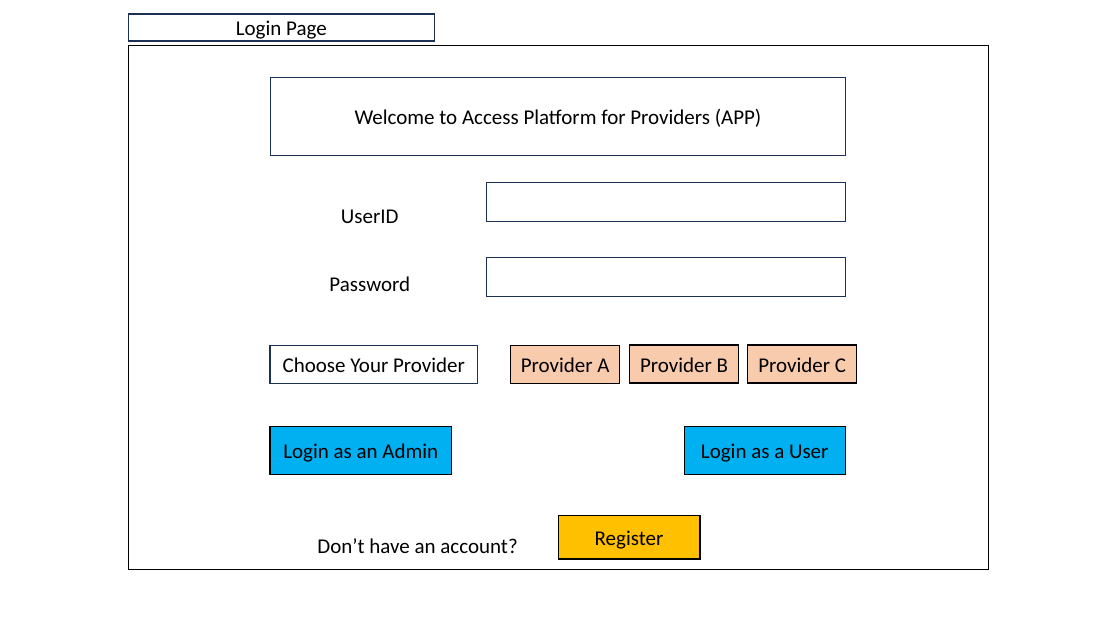
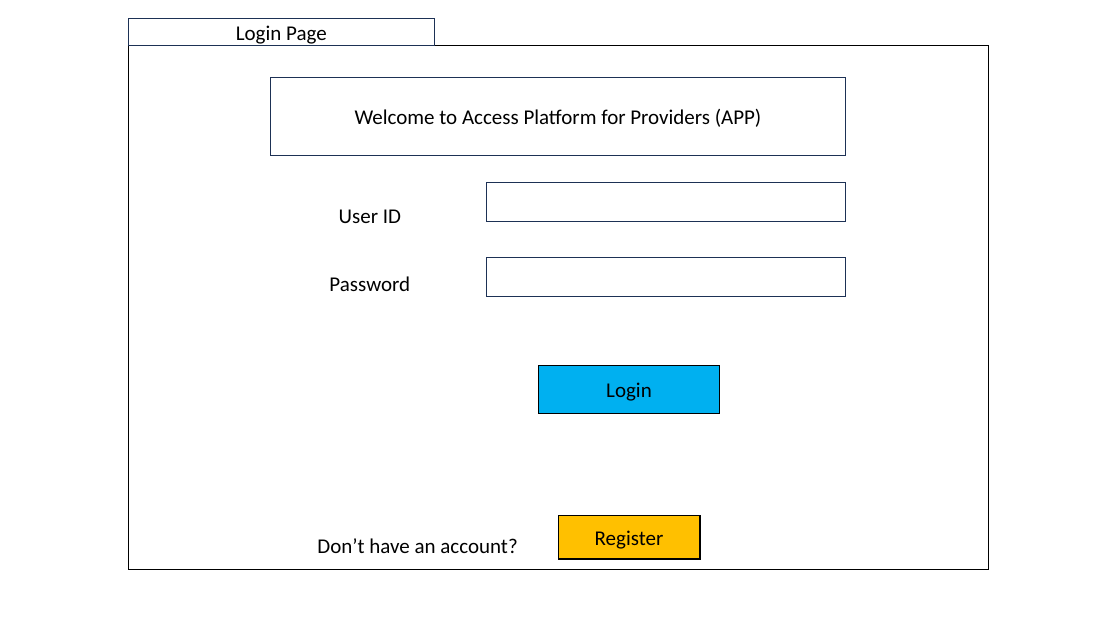
Before and after one commit to IndranilSaha09/ADCCE, a slide deck: slide 1 of Sprint 2/Front end design.pptx. Drawn at 1120x630 pixels with LibreOffice and Linux fonts; fonts in the diff are those of the drawing. Boxes give left, top, right and bottom in pixels: in the first picture for what was removed or moved away, otherwise in the second. Text is boxed around its words. In the diff, an @@ line names an element or a change of style, - is before the commit and + after.

```diff
--- a/Sprint 2/Front end design.pptx
+++ b/Sprint 2/Front end design.pptx
@@ rectangle "Login Page": place and size @@
-rectangle "Login Page" at bbox=[129, 14, 435, 41]
+rectangle "Login Page" at bbox=[129, 18, 435, 45]
@@ text at bbox=[339, 209, 401, 223]: spaces changed @@
-UserID
+User ID
@@ rectangle removed at bbox=[271, 345, 478, 383] @@
-Choose Your Provider
@@ rectangle removed at bbox=[511, 345, 620, 383] @@
-Provider A
@@ rectangle removed at bbox=[630, 345, 739, 383] @@
-Provider B
@@ rectangle removed at bbox=[748, 345, 857, 383] @@
-Provider C
@@ rectangle "Login": place and size @@
-rectangle "Login" at bbox=[271, 427, 452, 476]
+rectangle "Login" at bbox=[539, 365, 720, 414]
@@ text in rectangle at bbox=[606, 382, 652, 401]: text changed @@
-Login as an Admin
+Login
@@ rectangle removed at bbox=[685, 427, 846, 476] @@
-Login as a User
```
Also in this commit, not shown: 7 other slides changed, 2 slides added, 1 other file.
